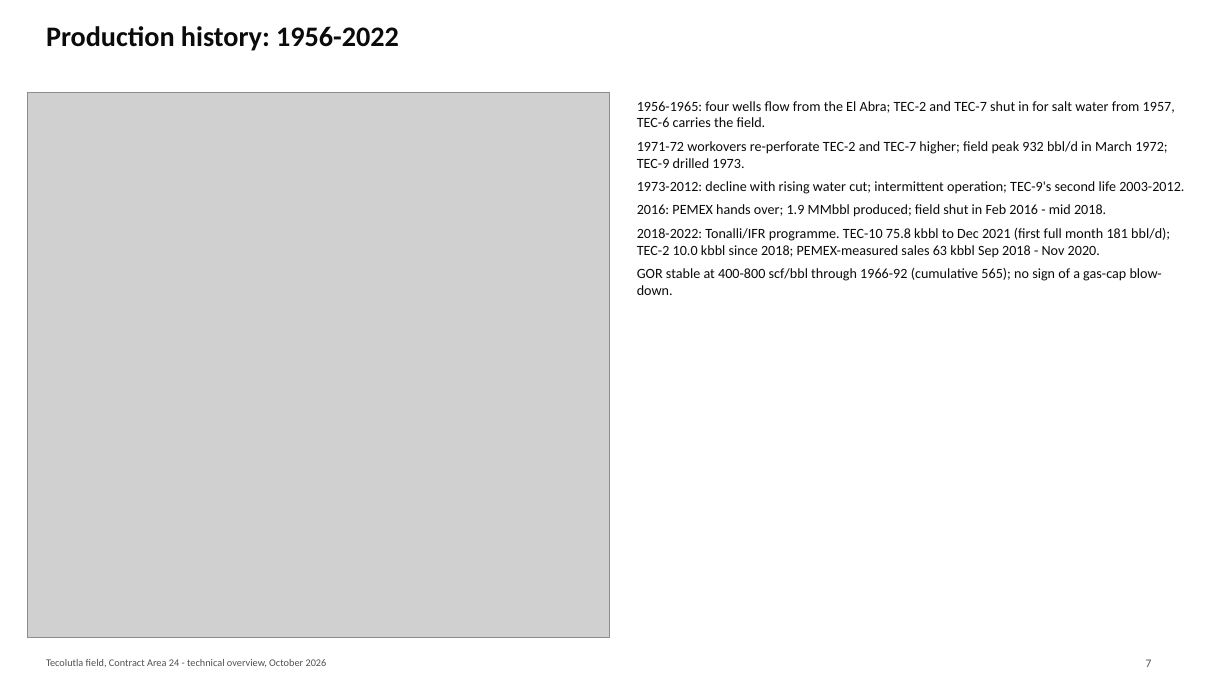
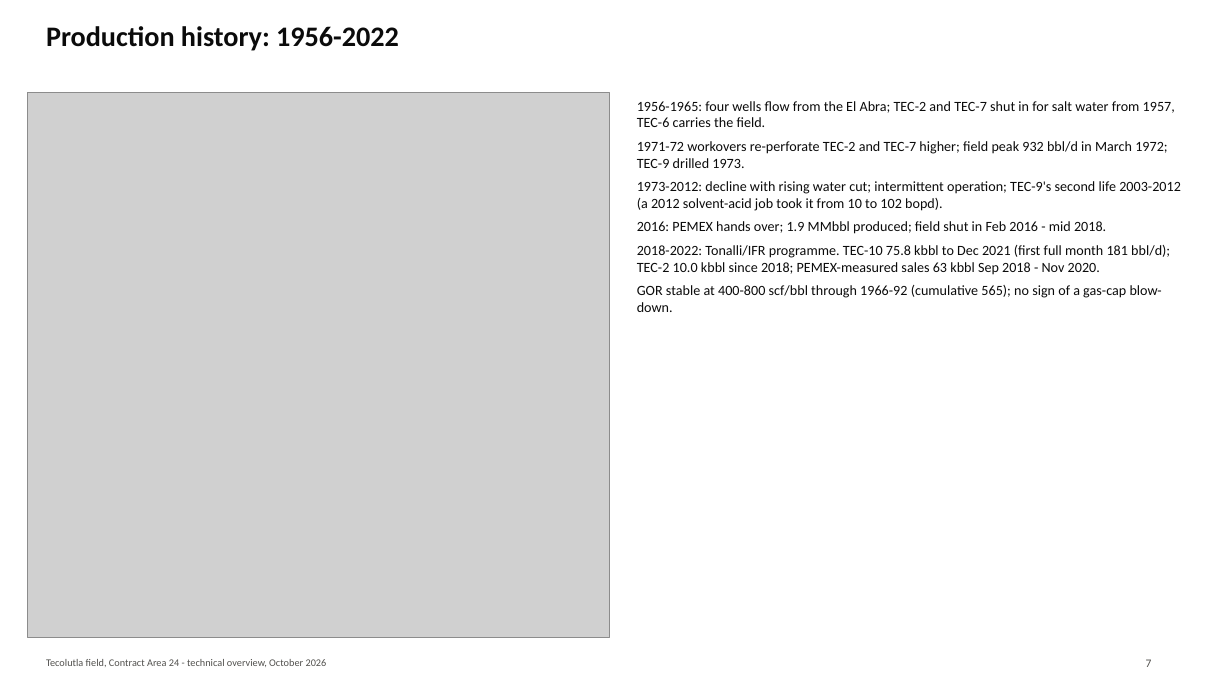
Before and after one commit to gunner1976/git_practice, a slide deck: slide 7 of docs/Tecolutla_Technical_Overview.pptx. Drawn at 1232x693 pixels with LibreOffice and Linux fonts; fonts in the diff are those of the drawing; grey boxes stand for pictures. Boxes give left, top, right and bottom in pixels: in the first picture for what was removed or moved away, otherwise in the second. Text is boxed around its words. In the diff, an @@ line names an element or a change of style, - is before the commit and + after.

```diff
--- a/docs/Tecolutla_Technical_Overview.pptx
+++ b/docs/Tecolutla_Technical_Overview.pptx
@@ text at [637,181,1181,211]: text changed @@
-1973-2012: decline with rising water cut; intermittent operation; TEC-9's second life 2003-2012.
+1973-2012: decline with rising water cut; intermittent operation; TEC-9's second life 2003-2012 (a 2012 solvent-acid job took it from 10 to 102 bopd).
```
Also in this commit, not shown: 17 other slides changed, 1 slide added, 2 other files.
